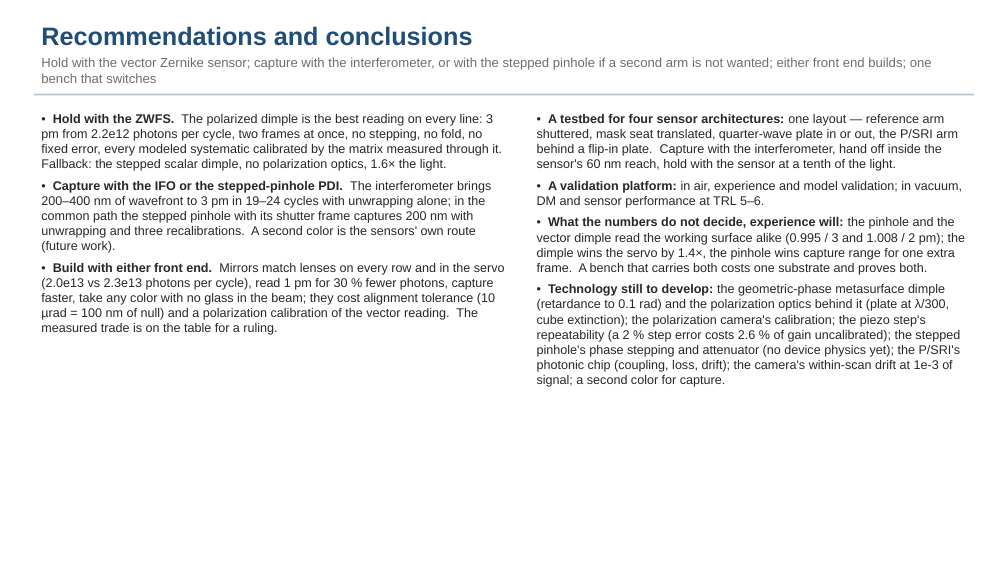
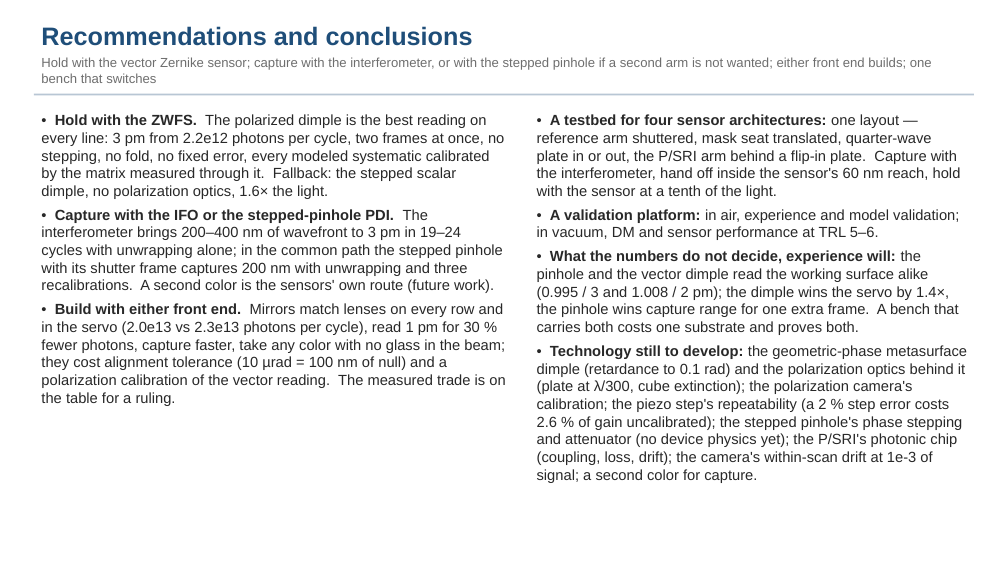
Before and after one commit to nasa-jpl/macos, a slide deck: slide 20 of demo_session/deck_gauges_short.pptx. Drawn at 1008x567 pixels with LibreOffice and Linux fonts; fonts in the diff are those of the drawing. Boxes give left, top, right and bottom in pixels: in the first picture for what was removed or moved away, otherwise in the second. Text is boxed around its words. In the diff, an @@ line names an element or a change of style, - is before the commit and + after.

```diff
--- a/demo_session/deck_gauges_short.pptx
+++ b/demo_session/deck_gauges_short.pptx
@@ text "• Hold with the ZWFS. ..." at <box>41,114,505,406</box>: size 12 to 14 pt @@
@@ text "• A testbed for four ..." at <box>537,114,967,483</box>: size 12 to 14 pt @@
```
Also in this commit, not shown: 4 other slides changed, 2 slides removed, 4 other files.
